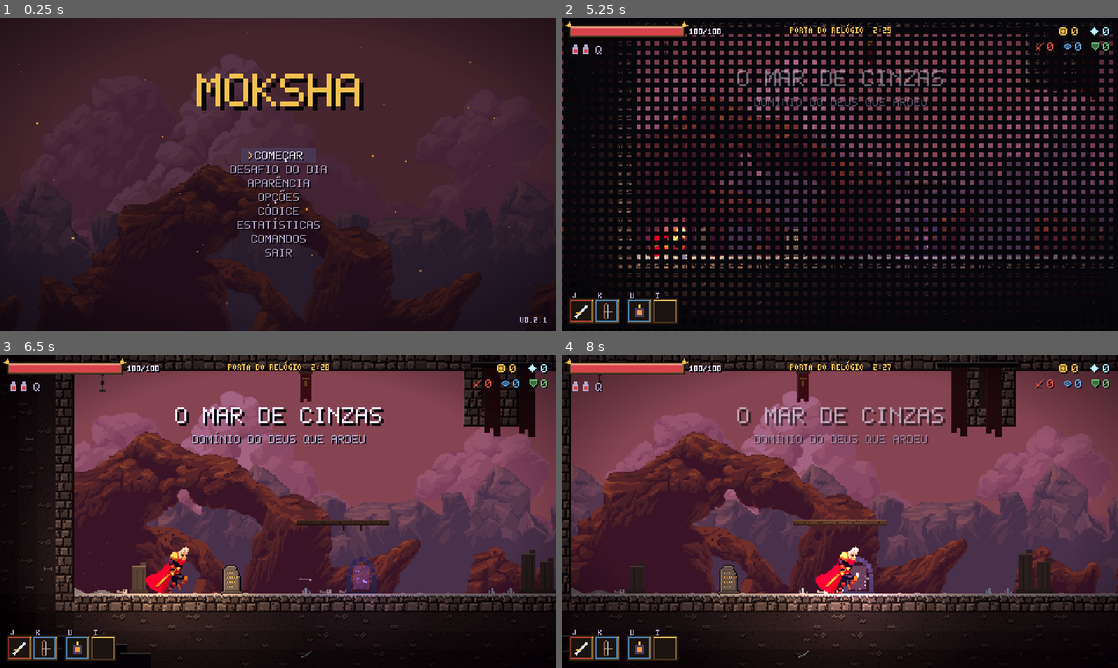
Above: before the commit, frames 1-4 (two rows, left to right).
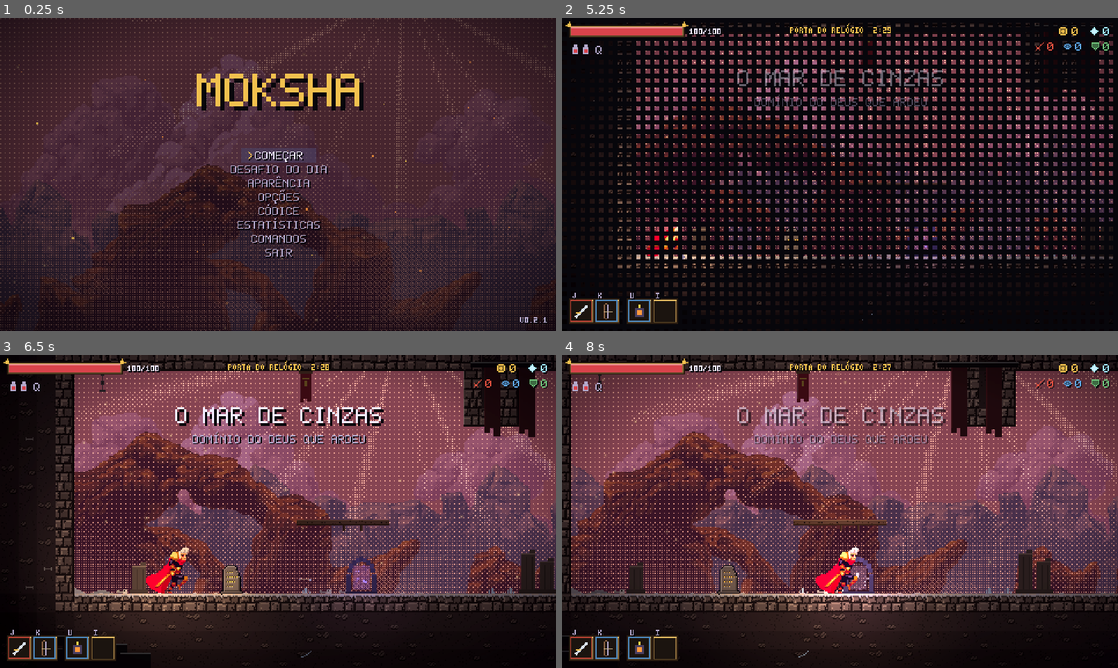
Above: after the commit, the same moments.

Repository: MrRobotS0/Roguevania
Game: Godot game, scene res://scenes/main.tscn
Same seed, same stepped clock (60 frames per second), same inputs: the game is played once before the commit and once after it.
Inputs (mouse positions are in pixels of both pictures, inside the frame that each line leads up to):
- Up to frame 1 (0.25 s): no input
- Up to frame 2 (5.25 s): tap Enter (confirm) at 0.5, 2, 2.1, 3.5 s; move the mouse to (962, 158) at 0.52 s; hold D (right) 0.53-1.28 s; click (962, 158) at 0.6 s; tap Space (jump) at 0.77, 1.52, 3.02, 3.77, 4.52 s; tap F5 (reset) at 1.25, 2.75, 4.25 s; move the mouse to (728, 190) at 1.27 s; hold S (down) 1.28-2.03 s; right-click (728, 190) at 1.35 s; move the mouse to (895, 105) at 2.02 s; hold D (right) 2.03-2.78 s; move the mouse to (812, 237) at 2.77 s; hold W (up) 2.78-3.53 s; tap Q (heal) at 2.85 s; click (812, 237) at 2.92 s; move the mouse to (1006, 221) at 3.52 s; hold A (left) 3.53-5.03 s; tap E (interact) at 3.6 s; move the mouse to (673, 127) at 4.27 s; tap Shift (roll) at 4.35 s; move the mouse to (867, 174) at 5.02 s; hold S (down) from 5.03 s (still down); tap J at 5.1 s; click (867, 174) at 5.17 s
- Up to frame 3 (6.5 s): move the mouse to (194, 433) at 5.77 s; release S (down) at 5.78 s; hold D (right) from 5.78 s (still down); tap K at 5.85 s; tap Space (jump) at 6.02 s
- Up to frame 4 (8 s): move the mouse to (962, 495) at 6.52 s; release D (right) at 6.53 s; hold W (up) 6.53-7.28 s; tap L at 6.6 s; tap Space (jump) at 6.77, 7.52 s; move the mouse to (728, 527) at 7.27 s; hold D (right) from 7.28 s (still down); tap Backspace at 7.35 s; click (728, 527) at 7.42 s

The runs differ from the first frame. In frame 1, 13% of the frame differs, in the area x 0-100%, y 0-100%; in frame 2, 3.2%; in frame 3, 5.9%; in frame 4, 6.9%.

Commit message:
Ambiência ligada (raios, névoa e partículas por domínio entre o fundo e o mundo); tremor de tela suave: senoides em vez de ruído, queda ao quadrado, recomeça do pico a cada golpe

Diff:
--- a/scripts/main.gd
+++ b/scripts/main.gd
@@ -8,6 +8,7 @@
 var menu: Menu
 var screen: Screen
 var backdrop: Backdrop
+var ambience: Ambience
 var weather: Weather
 var foreground: Foreground
 var curtain: Curtain
@@ -26,6 +27,9 @@
 	# o fundo fica mais apagado que o mundo jogável, que é iluminado
 	backdrop.modulate = Color(0.7, 0.66, 0.72)
 	back.add_child(backdrop)
+	# o ar do domínio (raios, névoa, partículas) fica entre o fundo e o mundo
+	ambience = Ambience.new()
+	back.add_child(ambience)
 
 	var front_scenery := CanvasLayer.new()
 	front_scenery.layer = 4
@@ -105,6 +109,7 @@
 	backdrop.style = b.backdrop
 	backdrop.sky = b.sky
 	backdrop.layers = b.layers
+	ambience.use(b.id)
 	foreground.style = b.backdrop
 	foreground.ink = b.ink
 
--- a/scripts/world/camera_rig.gd
+++ b/scripts/world/camera_rig.gd
@@ -36,6 +36,30 @@
 	global_position.x = lerpf(global_position.x, goal.x, 1.0 - exp(-6.0 * delta))
 	global_position.y = lerpf(global_position.y, goal.y, 1.0 - exp(-9.0 * delta))
 
+	_shake(delta)
+
+
+# Tremor: o pedido (Fx.shake) é o pico em pixels. A amplitude cai ao quadrado
+# (forte no impacto, some rápido) e o desvio vem de senoides em frequências
+# que não se repetem, então a tela balança em vez de chiar quadro a quadro.
+var _peak := 0.0
+var _clock := 0.0
+var _last := 0.0
+
+func _shake(delta: float) -> void:
 	var s := Fx.shake
-	offset = Vector2(randf_range(-s, s), randf_range(-s, s)).round()
-	Fx.shake = move_toward(Fx.shake, 0.0, 28.0 * delta)
+	if s > _last:
+		_peak = s          # pedido novo (até no meio de outro): recomeça do pico
+	if s <= 0.0 or _peak <= 0.0:
+		_last = 0.0
+		_peak = 0.0
+		offset = Vector2.ZERO
+		return
+	_clock += delta
+	var k := s / _peak
+	var amp := _peak * k * k
+	var t := _clock * 38.0
+	var wob := Vector2(sin(t) * 0.6 + sin(t * 2.31 + 1.7) * 0.4, sin(t * 1.13 + 0.4) * 0.6 + sin(t * 2.71 + 2.9) * 0.4)
+	offset = (wob * amp).round()
+	Fx.shake = move_toward(s, 0.0, 28.0 * delta)
+	_last = Fx.shake
Not shown, added: scripts/world/ambience.gd.uid
